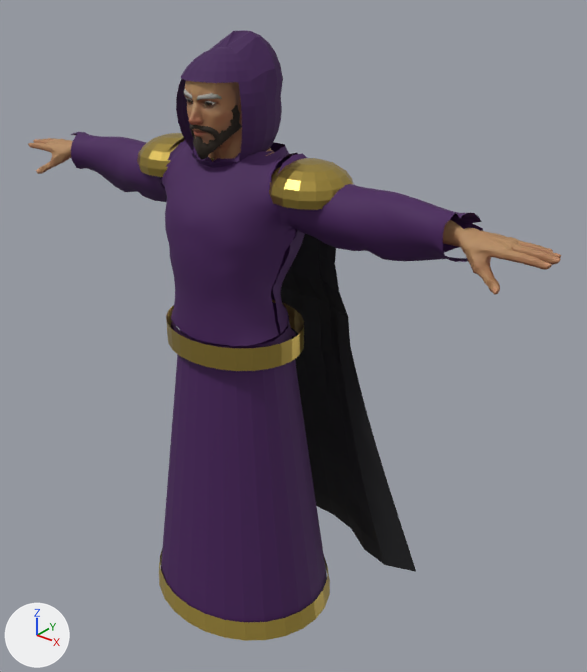
The glTF model godot-proto/models/herois/M2.gltf as it was, and as the next commit left it.
Camera for both pictures: a camera (50 mm lens) standing at (1.51, -1.58, 2.06) and looking at (0.09, 0.19, 0.97). Every picture has the same lights, and +X, +Y and +Z are marked at lower left. The picture after the commit comes second.

In view in the first picture: 'Barra', 'Capa', 'Capuz', 'Cinto', 'Hair_Beard', 'Ombreira_l', 'Ombreira_r', 'Saia', 'SuperHero_Male', 'Tunica' and 1 more.
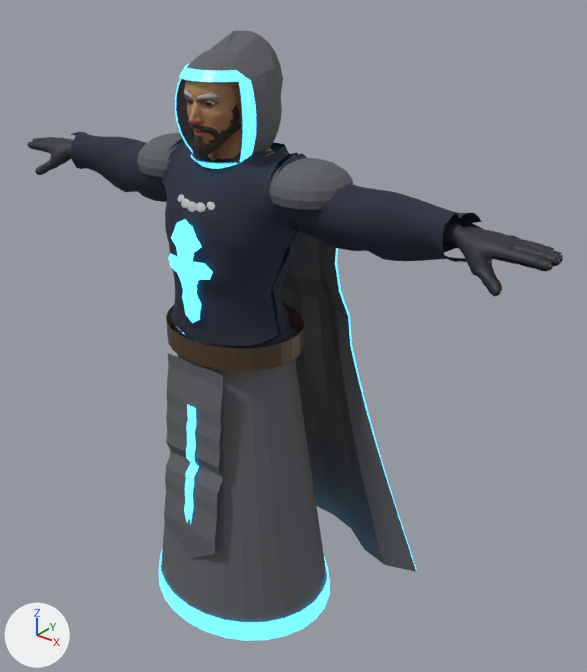
Not visible in the pictures: 'Saia_Runas'.

Diff of the bpy script that builds the scene:
```diff
--- a/godot-proto/models/herois/M2.gltf.py
+++ b/godot-proto/models/herois/M2.gltf.py
@@ mat_azul_noite @@
+mat_azul_noite = bpy.data.materials.new('azul_noite')
+# nodes: BsdfPrincipled, Mix, OutputMaterial, VertexColor
+# colours: dark blue #212738, mixed with the vertex colours
@@ mat_runa_ciano_001 @@
+mat_runa_ciano_001 = bpy.data.materials.new('runa_ciano.001')
+# nodes: BsdfPrincipled, Mix, OutputMaterial, VertexColor
+# colours: blue #50c4ff, cyan #59d3ff, mixed with the vertex colours
@@ mat_luva @@
+mat_luva = bpy.data.materials.new('luva')
+# nodes: BsdfPrincipled, Mix, OutputMaterial, VertexColor
+# colours: dark grey #272930, mixed with the vertex colours
@@ me_barra @@
 me_barra.from_pydata(...)  # 56 vertices, 56 faces; spans x -0.317..0.317, y -0.246..0.298, z 0.07..0.138
-me_barra.materials.append(mat_barra)  # yellow #c4aa50
+me_barra.materials.append(mat_runa_ciano)  # cyan #59d3ff, glowing blue #50c4ff
@@ me_capa @@
 me_capa.from_pydata(...)  # 187 vertices, 320 faces; spans x -0.5..0.5, y 0.184..0.415, z 0.15..1.495
-me_capa.materials.append(mat_capa)  # black #1d1d1f
+me_capa.materials.append(mat_cinza_casaco)  # dark grey #5d5f63
@@ me_capuz @@
 me_capuz.from_pydata(...)  # 271 vertices, 488 faces; spans x -0.135..0.135, y -0.098..0.191, z 1.529..1.853
-me_capuz.materials.append(mat_capuz)  # dark purple #3f1652
+me_capuz.materials.append(mat_cinza_casaco)  # dark grey #5d5f63
@@ me_cinto @@
 me_cinto.from_pydata(...)  # 56 vertices, 56 faces; spans x -0.219..0.219, y -0.158..0.209, z 0.989..1.059
-me_cinto.materials.append(mat_cinto)  # yellow #bca250
+me_cinto.materials.append(mat_couro_cinto)  # brown #503c29
@@ me_ombreira_l @@
 me_ombreira_l.from_pydata(...)  # 97 vertices, 176 faces; spans x 0.132..0.362, y -0.05..0.18, z 1.462..1.56
-me_ombreira_l.materials.append(mat_ombreiras)  # yellow #bca250
+me_ombreira_l.materials.append(mat_cinza_casaco)  # dark grey #5d5f63
@@ me_ombreira_r @@
 me_ombreira_r.from_pydata(...)  # 97 vertices, 176 faces; spans x -0.362..-0.132, y -0.05..0.18, z 1.462..1.56
-me_ombreira_r.materials.append(mat_ombreiras)  # yellow #bca250
+me_ombreira_r.materials.append(mat_cinza_casaco)  # dark grey #5d5f63
@@ me_saia @@
 me_saia.from_pydata(...)  # 420 vertices, 784 faces; spans x -0.309..0.309, y -0.24..0.291, z 0.07..1.019
-me_saia.materials.append(mat_saia)  # dark purple #451959
+me_saia.materials.append(mat_cinza_casaco)  # dark grey #5d5f63
@@ me_sphere_005_retopology_001 @@
 me_sphere_005_retopology_001.from_pydata(...)  # 1723 vertices, 2976 faces; spans x -0.712..0.712, y -0.147..0.192, z 0.863..1.574
-me_sphere_005_retopology_001.materials.append(mat_tunica)
+me_sphere_005_retopology_001.materials.append(mat_azul_noite)
@@ ob_tabardo_runa @@
+ob_tabardo_runa = bpy.data.objects.new('Tabardo_Runa', me_tabardo_runa)  # 105 vertices, 168 faces; spans x -0.018..0.018, y -0.211..-0.17, z 0.412..0.849; in mat_runa_ciano (cyan #59d3ff, glowing blue #50c4ff)
+ob_tabardo_runa.location = (0.0, 0.0, 0.0)
@@ ob_tabardo @@
+ob_tabardo = bpy.data.objects.new('Tabardo', me_tabardo)  # 105 vertices, 168 faces; spans x -0.11..0.11, y -0.213..-0.148, z 0.312..0.979; in mat_cinza_casaco (dark grey #5d5f63)
+ob_tabardo.location = (0.0, 0.0, 0.0)
@@ ob_saia_runas @@
+ob_saia_runas = bpy.data.objects.new('Saia_Runas', me_saia_001)  # 36 vertices, 24 faces; spans x -0.188..-0.066, y -0.224..-0.034, z 0.069..1.018; in mat_runa_ciano (cyan #59d3ff, glowing blue #50c4ff)
+ob_saia_runas.location = (0.0, 0.0, 0.0)
@@ ob_runa_peito_h @@
+ob_runa_peito_h = bpy.data.objects.new('Runa_Peito_H', me_sphere_005_retopology_005)  # 15 vertices, 16 faces; spans x -0.085..0.085, y -0.161..-0.142, z 1.248..1.31
+ob_runa_peito_h.location = (0.0, 0.0, 0.0)
@@ ob_runa_peito @@
+ob_runa_peito = bpy.data.objects.new('Runa_Peito', me_sphere_005_retopology_003)  # 38 vertices, 48 faces; spans x -0.059..0.059, y -0.161..-0.144, z 1.106..1.408
+ob_runa_peito.location = (0.0, 0.0, 0.0)
@@ ob_pedra_5 @@
+ob_pedra_5 = bpy.data.objects.new('Pedra_5', me_pedra_5)  # a UV sphere (12 segments, 8 rings, poles along z) spanning x -0.0451..-0.0091, y -0.1252..-0.1072, z 1.414..1.45; in mat_pedra_runa (light grey #cbcbc8)
+ob_pedra_5.location = (0.0, 0.0, 0.0)
@@ ob_pedra_4 @@
+ob_pedra_4 = bpy.data.objects.new('Pedra_4', me_pedra_4)  # a UV sphere (12 segments, 8 rings, poles along z) spanning x -0.018..0.018, y -0.129..-0.111, z 1.4125..1.4485; in mat_pedra_runa (light grey #cbcbc8)
+ob_pedra_4.location = (0.0, 0.0, 0.0)
@@ ob_pedra_3 @@
+ob_pedra_3 = bpy.data.objects.new('Pedra_3', me_pedra_3)  # a UV sphere (12 segments, 8 rings, poles along z) spanning x 0.0091..0.0451, y -0.1252..-0.1072, z 1.414..1.45; in mat_pedra_runa (light grey #cbcbc8)
+ob_pedra_3.location = (0.0, 0.0, 0.0)
@@ ob_pedra_2 @@
+ob_pedra_2 = bpy.data.objects.new('Pedra_2', me_pedra_2)  # a UV sphere (12 segments, 8 rings, poles along z) spanning x 0.0342..0.0702, y -0.1143..-0.0963, z 1.4184..1.4544; in mat_pedra_runa (light grey #cbcbc8)
+ob_pedra_2.location = (0.0, 0.0, 0.0)
@@ ob_luvas @@
+ob_luvas = bpy.data.objects.new('Luvas', me_sphere_005_retopology_007)  # 2200 vertices, 3416 faces; spans x -0.93..0.93, y -0.03..0.11, z 1.36..1.49
+ob_luvas.location = (0.0, 0.0, 0.0)
@@ ob_capuz_borda @@
+ob_capuz_borda = bpy.data.objects.new('Capuz_Borda', me_capuz_001)  # 93 vertices, 95 faces; spans x -0.134..0.134, y -0.101..0.138, z 1.526..1.776; in mat_runa_ciano (cyan #59d3ff, glowing blue #50c4ff)
+ob_capuz_borda.location = (0.0, 0.0, 0.0)
@@ ob_capa_borda @@
+ob_capa_borda = bpy.data.objects.new('Capa_Borda', me_capa_001)  # 96 vertices, 96 faces; spans x -0.503..0.497, y 0.19..0.42, z 0.15..1.496; in mat_runa_ciano (cyan #59d3ff, glowing blue #50c4ff)
+ob_capa_borda.location = (0.0, 0.0, 0.0)
```

What differs and where, as boxes (x1, y1, x2, y2) in the pictures (587 x 672 px):
'Saia', recoloured (dark purple to dark grey): (161, 326, 327, 622) in both
'Tunica', recoloured: (71, 132, 483, 348) in both
'Capa', recoloured (black to dark grey): (281, 234, 416, 572) in both
'Tabardo', added: after (164, 353, 223, 559)
'Capuz', recoloured (dark purple to dark grey): (176, 30, 283, 164) in both
'Luvas', added: after (27, 137, 563, 296)
'Cinto', recoloured (darker): (166, 300, 304, 371) in both
'Barra', recoloured (yellow to cyan): (159, 551, 330, 641) in both
'Ombreira_l', recoloured (yellow to dark grey): (269, 158, 353, 210) in both
'Capuz_Borda', added: after (175, 64, 256, 169)
'Runa_Peito', added (cyan): after (171, 219, 202, 323)
'Ombreira_r', recoloured (yellow to dark grey): (137, 133, 214, 177) in both
'Tabardo_Runa', added: after (184, 405, 199, 524)
'Capa_Borda', added: after (335, 248, 416, 569)
'Runa_Peito_H', added: after (168, 253, 213, 280)
'Pedra_4', added: after (187, 201, 197, 212)
'Pedra_3', added: after (196, 202, 206, 212)
'Pedra_5', added: after (181, 199, 190, 208)
'Pedra_2', added: after (207, 202, 215, 210)
